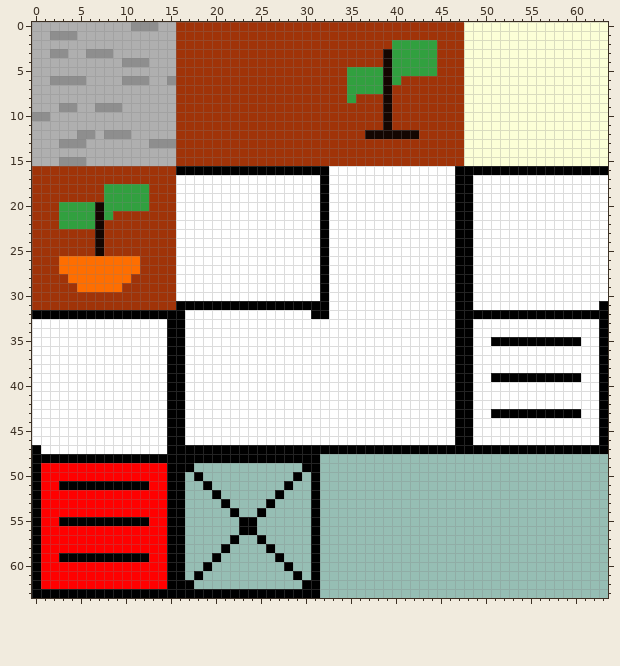
File history of a pixel-art sprite, assets/image/tileset.png. The picture above was drawn from the file before the commit.
The file is 64x64 pixels.
After the commit:
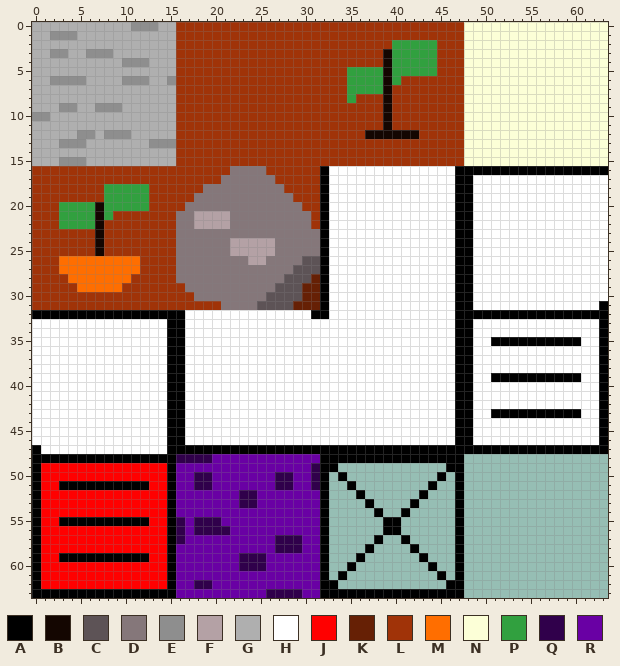
Palette (. is transparent): A #000000  B #140601  C #5d5356  D #85777a  E #8e8e8e  F #b4a1a5  G #afafaf  H #ffffff  J #ff0000  K #662005  L #a03308  M #ff6e00  N #fcffd7  P #31a03f  Q #30004b  R #6900a4
Diff:
@@ x 14..33 @@
 15 GGLLLLLLLLLLLLLLLLLL
-16 LLAAAAAAAAAAAAAAAAAH
-17 LLHHHHHHHHHHHHHHHHAH
-18 LLHHHHHHHHHHHHHHHHAH
-19 LLHHHHHHHHHHHHHHHHAH
-20 LLHHHHHHHHHHHHHHHHAH
-21 LLHHHHHHHHHHHHHHHHAH
-22 LLHHHHHHHHHHHHHHHHAH
-23 LLHHHHHHHHHHHHHHHHAH
-24 LLHHHHHHHHHHHHHHHHAH
-25 LLHHHHHHHHHHHHHHHHAH
-26 LLHHHHHHHHHHHHHHHHAH
-27 LLHHHHHHHHHHHHHHHHAH
-28 LLHHHHHHHHHHHHHHHHAH
-29 LLHHHHHHHHHHHHHHHHAH
-30 LLHHHHHHHHHHHHHHHHAH
-31 LLAAAAAAAAAAAAAAAAAH
+16 LLLLLLLLDDDDLLLLLLAH
+17 LLLLLLLDDDDDDLLLLLAH
+18 LLLLLDDDDDDDDDLLLLAH
+19 LLLLDDDDDDDDDDDLLLAH
+20 LLLDDDDDDDDDDDDDLLAH
+21 LLDDFFFFDDDDDDDDDLAH
+22 LLDDFFFFDDDDDDDDDLAH
+23 LLDDDDDDDDDDDDDDDDAH
+24 LLDDDDDDFFFFFDDDDDAH
+25 LLDDDDDDFFFFFDDDDDAH
+26 LLDDDDDDDDFFDDDDCCAH
+27 LLDDDDDDDDDDDDDCCCAH
+28 LLDDDDDDDDDDDDCCCKAH
+29 LLLDDDDDDDDDDCCCKKAH
+30 LLLLDDDDDDDDCCCCKKAH
+31 LLLLLLLDDDDCCCCKKKAH
 32 AAAHHHHHHHHHHHHHHAAH
@@ x 14..49 @@
 47 HAAAAAAAAAAAAAAAAAAAAAAAAAAAAAAAAAAA
-48 AAAAAAAAAAAAAAAAAA..................
-49 JAAA............AA..................
-50 JAA.A..........A.A..................
-51 JAA..A........A..A..................
-52 JAA...A......A...A..................
-53 JAA....A....A....A..................
-54 JAA.....A..A.....A..................
-55 JAA......AA......A..................
-56 JAA......AA......A..................
-57 JAA.....A..A.....A..................
-58 JAA....A....A....A..................
-59 JAA...A......A...A..................
-60 JAA..A........A..A..................
-61 JAA.A..........A.A..................
-62 JAAA............AA..................
-63 AAAAAAAAAAAAAAAAAA..................
+48 AAQQQQRRRRRRRRRRRRAAAAAAAAAAAAAAAA..
+49 JARRRRRRRRRRRRRRRQAA............AA..
+50 JARRQQRRRRRRRQQRRQA.A..........A.A..
+51 JARRQQRRRRRRRQQRRQA..A........A..A..
+52 JARRRRRRRQQRRRRRRRA...A......A...A..
+53 JARRRRRRRQQRRRRRRRA....A....A....A..
+54 JARRRRRRRRRRRRRRRRA.....A..A.....A..
+55 JAQRQQQRRRRRRRRRRRA......AA......A..
+56 JAQRQQQQRRRRRRRRRRA......AA......A..
+57 JAQRRRRRRRRRRQQQRRA.....A..A.....A..
+58 JARRRRRRRRRRRQQQRRA....A....A....A..
+59 JARRRRRRRQQQRRRRRRA...A......A...A..
+60 JARRRRRRRQQQRRRRRRA..A........A..A..
+61 JARRRRRRRRRRRRRRRRA.A..........A.A..
+62 JARRQQRRRRRRRRRRRRAA............AA..
+63 AARRRRRRRRRRQQQQRRAAAAAAAAAAAAAAAA..
Where, in picture pixels (left, top, right, bottom), the same in both pictures:
changed: (176, 166, 320, 310)
changed: (176, 454, 464, 598)
